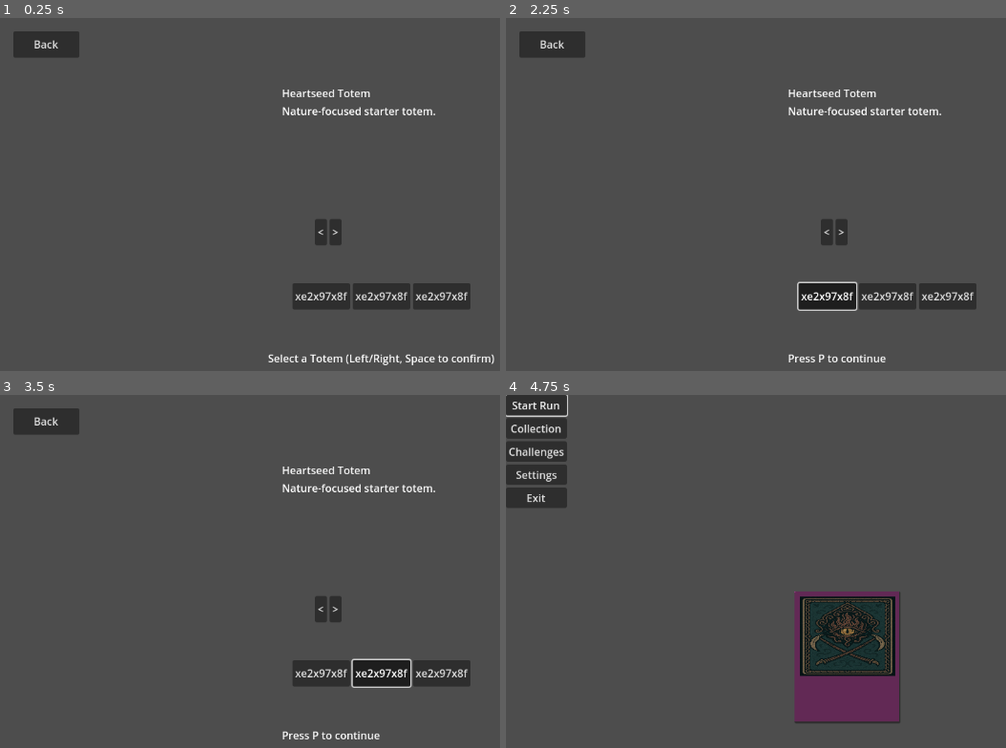
Above: before the commit, frames 1-4 (two rows, left to right).
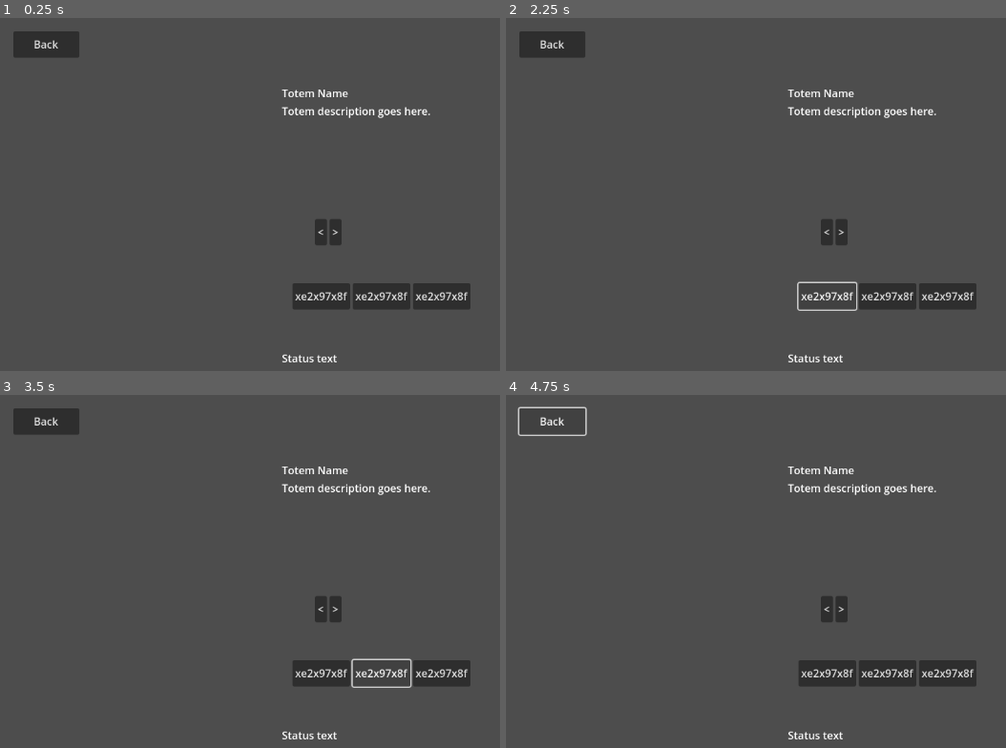
Above: after the commit, the same moments.

Repository: Millstreamu/Sprouts
Game: Godot game, scene res://scenes/run_setup/TotemSelect.tscn
The game is run twice, just before and just after one commit, with the same random seed, the same clock (stepped at 60 frames per second) and the same inputs. This scene is started directly instead of the project's main scene.
Inputs:
- Up to frame 1 (0.25 s): no input
- Up to frame 2 (2.25 s): click "<" at 0.5 s; click ">" at 1.25 s; click "xe2x97x8f" at 2 s
- Up to frame 3 (3.5 s): click "xe2x97x8f" at 2.75 s
- Up to frame 4 (4.75 s): click "xe2x97x8f" at 3.5 s; click "Back" at 4.25 s

The runs differ from the first frame. In frame 1, 1.2% of the frame differs, in the area x 53-99%, y 20-99%; in frame 2, 1.6%; in frame 3, 1.6%; in frame 4, 12%, in the area x 0-95%, y 0-98%.
Error after the commit: Parse Error: Used space character for indentation instead of tab as used before in the file. (res://scripts/ui/TotemSelect.gd:200)

Commit message:
Fix RunContext lookup in TotemSelect

Diff:
--- a/sprouts/scripts/ui/TotemSelect.gd
+++ b/sprouts/scripts/ui/TotemSelect.gd
@@ -198,15 +198,15 @@
 		return
 	var current: Dictionary = _totems[_current_totem_index]
 	var totem_id: String = str(current.get("id", ""))
-	var run_context_path := NodePath("/root/RunContext")
-	if get_tree().has_node(run_context_path):
-		var ctx := get_tree().get_node(run_context_path) as RunContext
-		ctx.selected_totem_id = totem_id
-		ctx.selected_difficulty = _selected_difficulty
-		ctx.selected_sprout_ids.clear()
-		ctx.debug_print()
-	else:
-		print("TotemSelect: WARNING - RunContext singleton not found")
+        var run_context_path := NodePath("/root/RunContext")
+        var ctx := get_node_or_null(run_context_path) as RunContext
+        if ctx:
+                ctx.selected_totem_id = totem_id
+                ctx.selected_difficulty = _selected_difficulty
+                ctx.selected_sprout_ids.clear()
+                ctx.debug_print()
+        else:
+                print("TotemSelect: WARNING - RunContext singleton not found")
 	print("TotemSelect: CONTINUE with totem %s, difficulty %d" % [totem_id, _selected_difficulty])
 	get_tree().change_scene_to_file("res://scenes/run_setup/SproutSelect.tscn")
 
